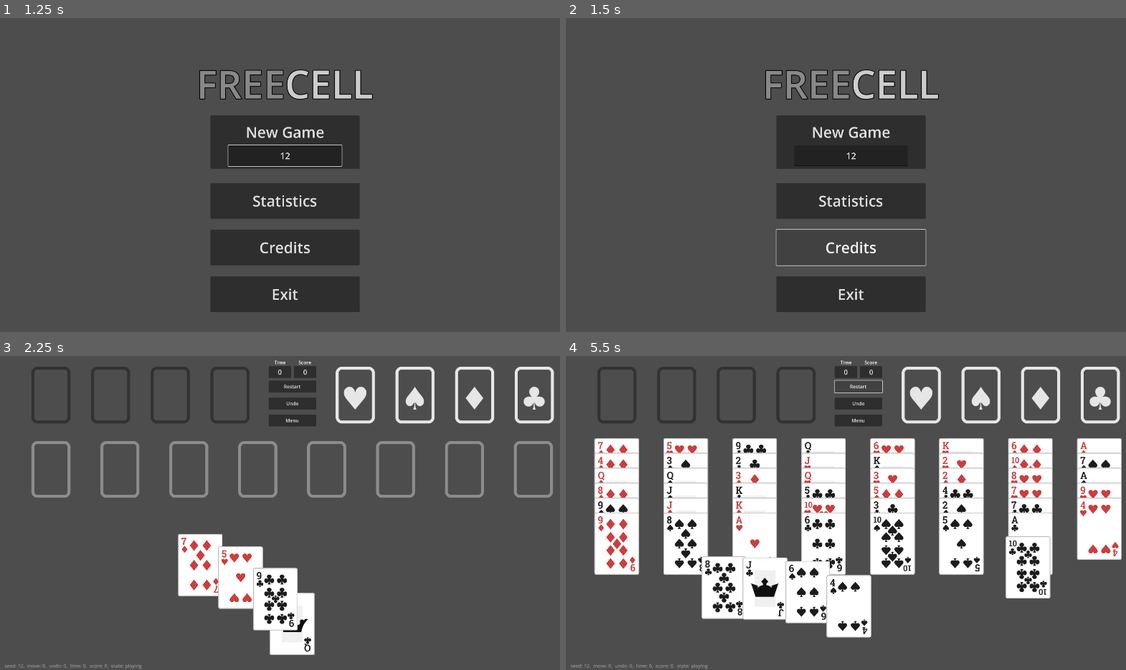
Above: before the commit, frames 1-4 (two rows, left to right).
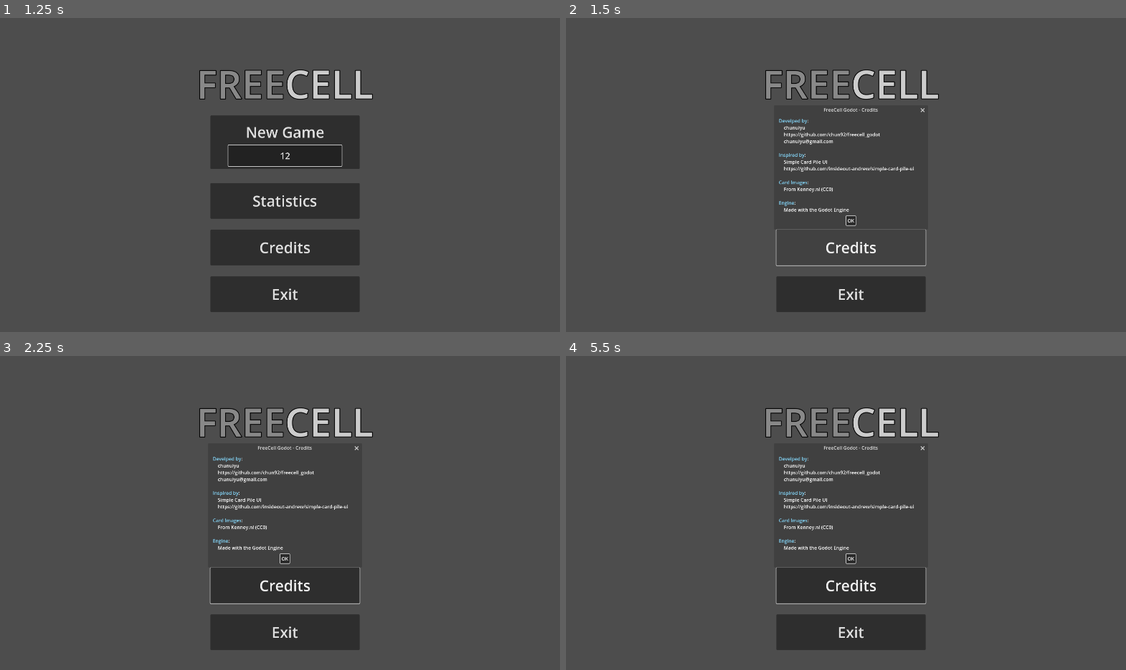
Above: after the commit, the same moments.

Repository: emabrey/card-framework
Game: Godot game, scene res://freecell/scenes/menu/menu.tscn
Same seed, same stepped clock (60 frames per second), same inputs: the game is played once before the commit and once after it. This scene is started directly instead of the project's main scene.
Inputs (mouse positions are in pixels of both pictures, inside the frame that each line leads up to):
- Up to frame 1 (1.25 s): click (285, 156) at 0.52 s; type "12" at 0.6 s
- Up to frame 2 (1.5 s): click "Credits" at 1.25 s
- Up to frame 3 (2.25 s): click "New Game" at 2 s
- Up to frame 4 (5.5 s): click (851, 481) at 2.75 s, where only the run after the commit has a clickable "New Game"; click (857, 387) at 3.5 s, where only the run before the commit has a clickable "Restart"; click (857, 387) at 4.25 s, where only the run before the commit has a clickable "Restart"; click (857, 387) at 5 s, where only the run before the commit has a clickable "Restart"

Frame 1 is identical in both runs. In frame 2, 2.5% of the frame differs, in the area x 37-65%, y 28-68%; in frame 3, 17%; in frame 4, 42%, in the area x 0-100%, y 1-100%.

Commit message:
feat: add credits dialog and update menu interactions

Diff:
--- /dev/null
+++ b/freecell/scenes/menu/credits.tscn
@@ -0,0 +1,29 @@
+[gd_scene format=3 uid="uid://1f6js1vkwrrb"]
+
+[node name="Credits" type="AcceptDialog"]
+title = "FreeCell Godot - Credits"
+size = Vector2i(500, 379)
+visible = true
+
+[node name="Content" type="RichTextLabel" parent="."]
+offset_left = 8.0
+offset_top = 8.0
+offset_right = 492.0
+offset_bottom = 330.0
+bbcode_enabled = true
+text = "[color=#87DBFF]Develped by[/color]:
+	chunuiyu
+	https://github.com/chun92/freecell_godot
+	chunuiyu@gmail.com
+
+[color=#87DBFF]Inspired by[/color]:
+	Simple Card Pile UI
+	https://github.com/insideout-andrew/simple-card-pile-ui
+
+[color=#87DBFF]Card Images[/color]:
+	From Kenney.nl (CC0)
+
+[color=#87DBFF]Engine[/color]:
+	Made with the Godot Engine
+"
+fit_content = true
--- a/freecell/scenes/menu/menu.gd
+++ b/freecell/scenes/menu/menu.gd
@@ -5,7 +5,7 @@
 var statistics_scene = preload("res://freecell/scenes/menu/statistics.tscn")
 @onready var seed_node = $NewGame/Seed
 @onready var seed_warning = $SeedWarning
-
+@onready var credits_node = $Credits2
 
 func _ready():
 	_set_ui_buttons()
@@ -17,7 +17,7 @@
 	var button_statistics = $Statistics
 	button_statistics.connect("pressed", _go_to_statistics)
 	var button_credits = $Credits
-	button_credits.connect("pressed", _go_to_credits)
+	button_credits.connect("pressed", _pop_credits)
 	var button_exit = $Exit
 	button_exit.connect("pressed", _exit)
 
@@ -57,8 +57,8 @@
 	get_node("/root/Menu").queue_free()
 
 
-func _go_to_credits():
-	pass
+func _pop_credits():
+	credits_node.popup_centered()
 
 
 func _exit():
--- a/freecell/scenes/menu/menu.tscn
+++ b/freecell/scenes/menu/menu.tscn
@@ -1,7 +1,8 @@
-[gd_scene load_steps=3 format=3 uid="uid://cv6cjls2buk71"]
+[gd_scene load_steps=4 format=3 uid="uid://cv6cjls2buk71"]
 
 [ext_resource type="Script" path="res://freecell/scenes/menu/menu.gd" id="1_l55ai"]
 [ext_resource type="PackedScene" uid="uid://cpdwcj3slpja" path="res://freecell/scenes/dialog/seed_warning.tscn" id="2_a0gfy"]
+[ext_resource type="PackedScene" uid="uid://1f6js1vkwrrb" path="res://freecell/scenes/menu/credits.tscn" id="3_imhvf"]
 
 [node name="Menu" type="Node"]
 script = ExtResource("1_l55ai")
@@ -66,3 +67,6 @@
 text = "Exit"
 
 [node name="SeedWarning" parent="." instance=ExtResource("2_a0gfy")]
+
+[node name="Credits2" parent="." instance=ExtResource("3_imhvf")]
+visible = false
Not shown, added: README.md
